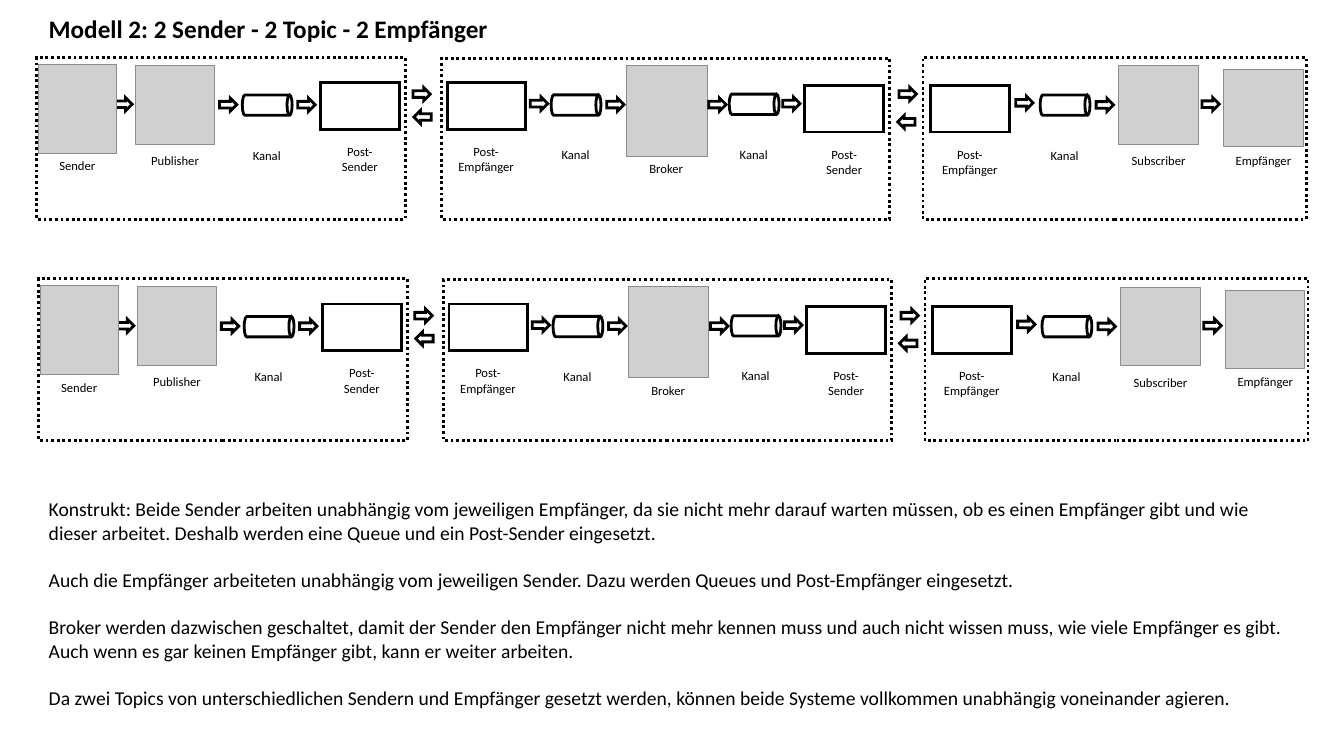
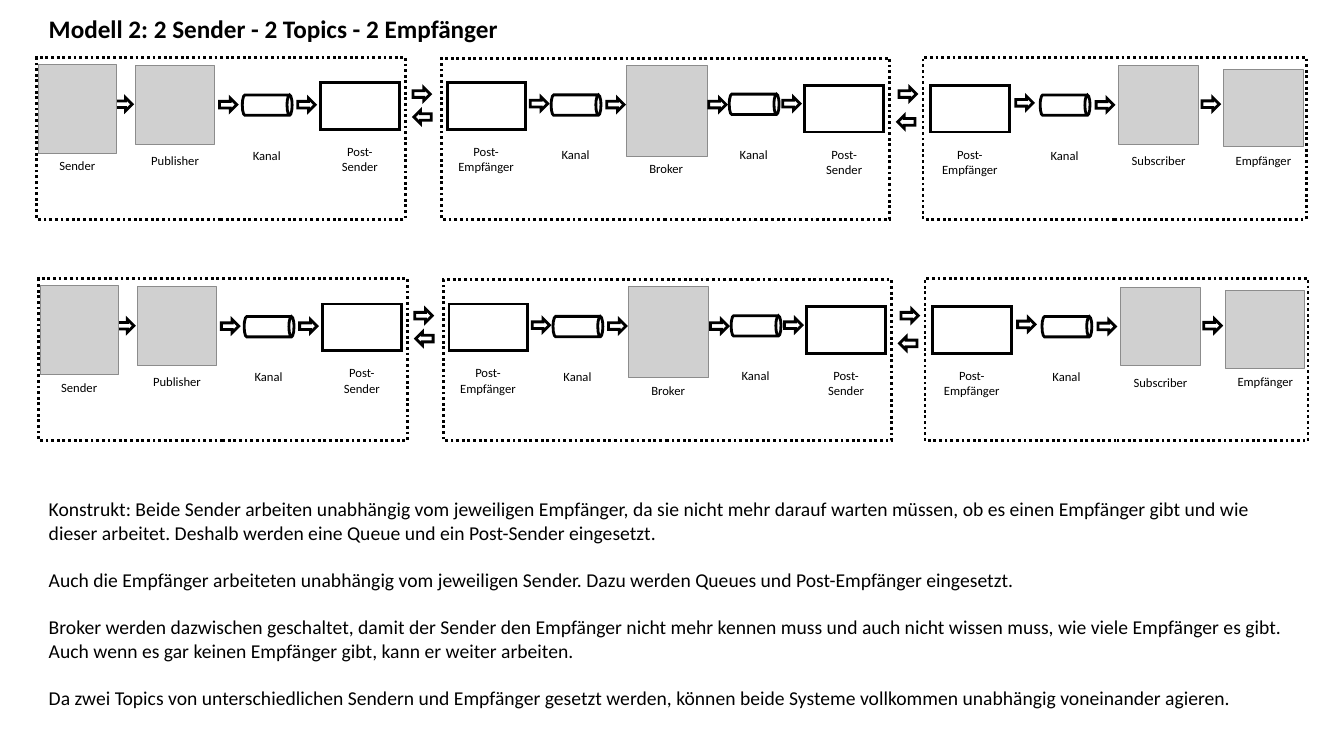
Before and after one commit to StefSchneider/Unternehmensfaehigkeiten, a slide deck: slide 11 of Dokumentation/Grafiken Unternehmensfähigkeiten.pptx. Drawn at 1344x756 pixels with LibreOffice and Linux fonts; fonts in the diff are those of the drawing; grey boxes stand for pictures. Boxes give left, top, right and bottom in pixels: in the first picture for what was removed or moved away, otherwise in the second. Text is boxed around its words. In the diff, an @@ line names an element or a change of style, - is before the commit and + after.

```diff
--- a/Dokumentation/Grafiken Unternehmensfähigkeiten.pptx
+++ b/Dokumentation/Grafiken Unternehmensfähigkeiten.pptx
@@ text at (49, 20, 498, 43): text changed @@
-Modell 2: 2 Sender - 2 Topic - 2 Empfänger
+Modell 2: 2 Sender - 2 Topics - 2 Empfänger
```
Also in this commit, not shown: 1 other slide changed, 1 slide added.
